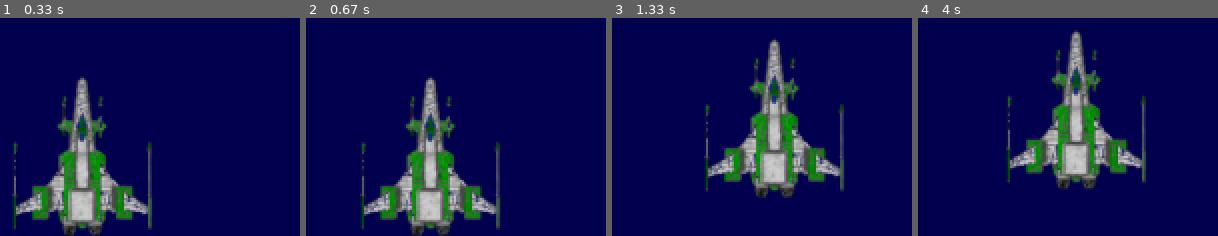
Above: before the commit, frames 1-4 (left to right).
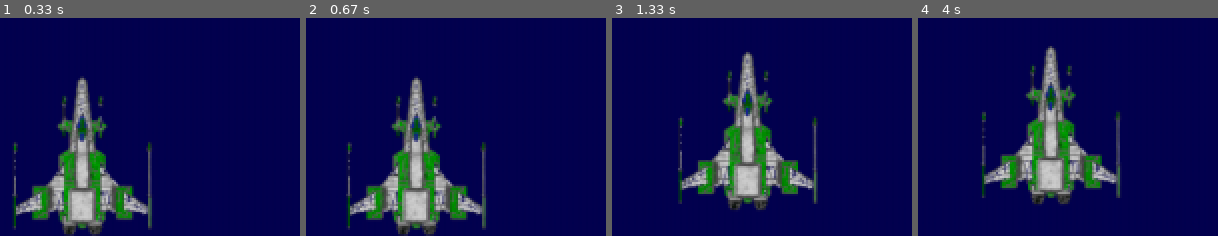
Above: after the commit, the same moments.

Repository: EgorAgafonov/Galaxian_Pygame_
Game: pygame game, started from alien_invasion.py
Same seed, same stepped clock (60 frames per second), same inputs: the game is played once before the commit and once after it.
Inputs:
- Up to frame 1 (0.33 s): no input
- Up to frame 2 (0.67 s): hold Right from 0.33 s (still down)
- Up to frame 3 (1.33 s): release Right at 0.8 s; hold Up 0.83-1.13 s; hold Right from 1.17 s (still down)
- Up to frame 4 (4 s): release Right at 1.63 s; hold Left 1.67-2.2 s; hold Down 2.23-2.53 s; hold Left 2.57-2.97 s; hold Up 3-3.37 s; hold Right from 3.4 s (still down)

Frame 1 is identical in both runs. In frame 2, 16% of the frame differs, in the area x 13-65%, y 27-100%; in frame 3, 19%, in the area x 22-78%, y 10-89%; in frame 4, 18%.

Commit message:
Files updated

Diff:
--- /dev/null
+++ b/bullet.py
@@ -0,0 +1,16 @@
+import pygame
+from pygame.sprite import Sprite
+
+
+class Bullet(Sprite):
+    """Создает объект снаряда в текущей позиции корабля"""
+
+    def __init__(self, ai_settings, screen):
+        super().__init__()
+
+        self.screen = screen
+        self.settings = ai_settings
+        self.color = self.settings.bullet_color
+    # создание снаряда в позиции (0, 0) и назначение правильной позиции
+        self.rect = pygame.Rect(0, 0, self.settings.bullet_width, self.settings.bullet_height)
+        self.rect.midtop =
--- a/settings.py
+++ b/settings.py
@@ -8,7 +8,8 @@
         self.screen_width = 1200
         self.screen_height = 800
         self.bg_color = (4, 2, 80)
-        self.ship_speed = 1.5
-        self.bullet_speed = 1
+        self.ship_speed = 1
+        self.bullet_speed = 2
         self.bullet_width = 3
-        self.bullet_height = 156
+        self.bullet_height = 15
+        self.bullet_color = (60, 60, 60)
Binary file removed: images/image.png
